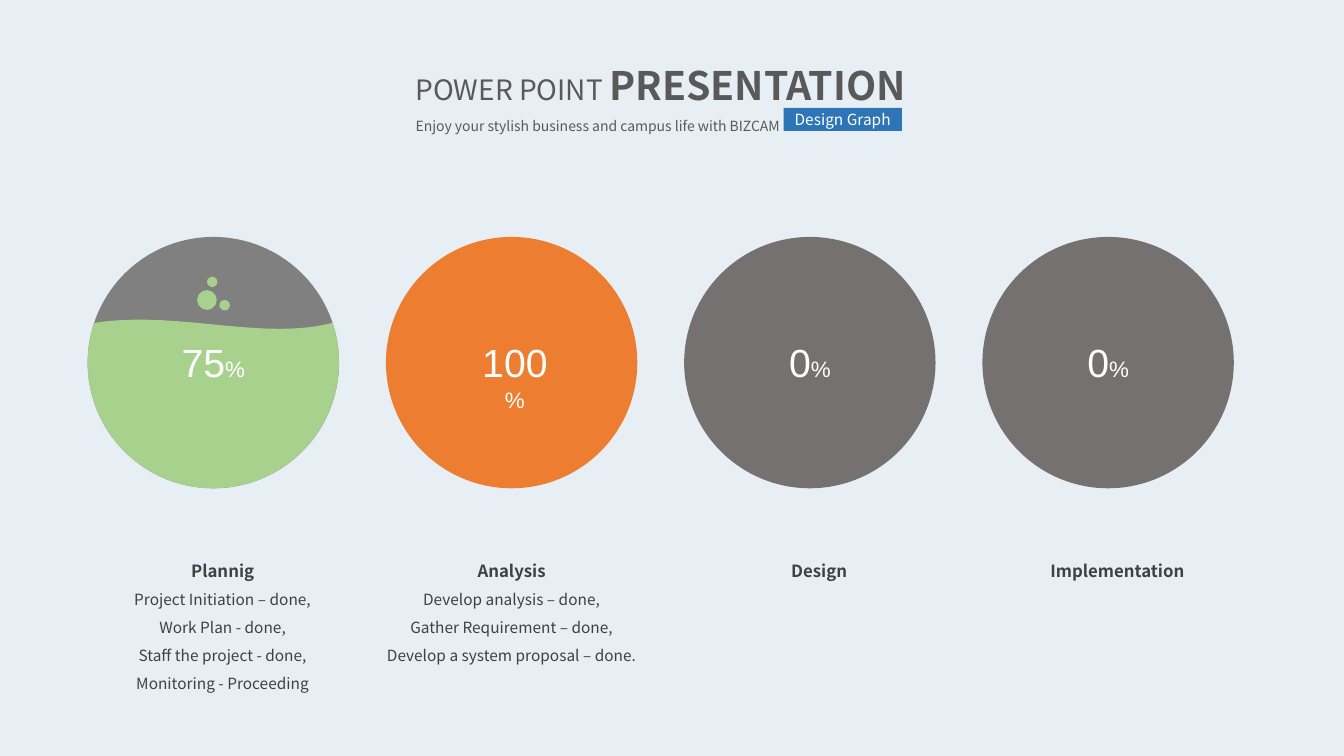
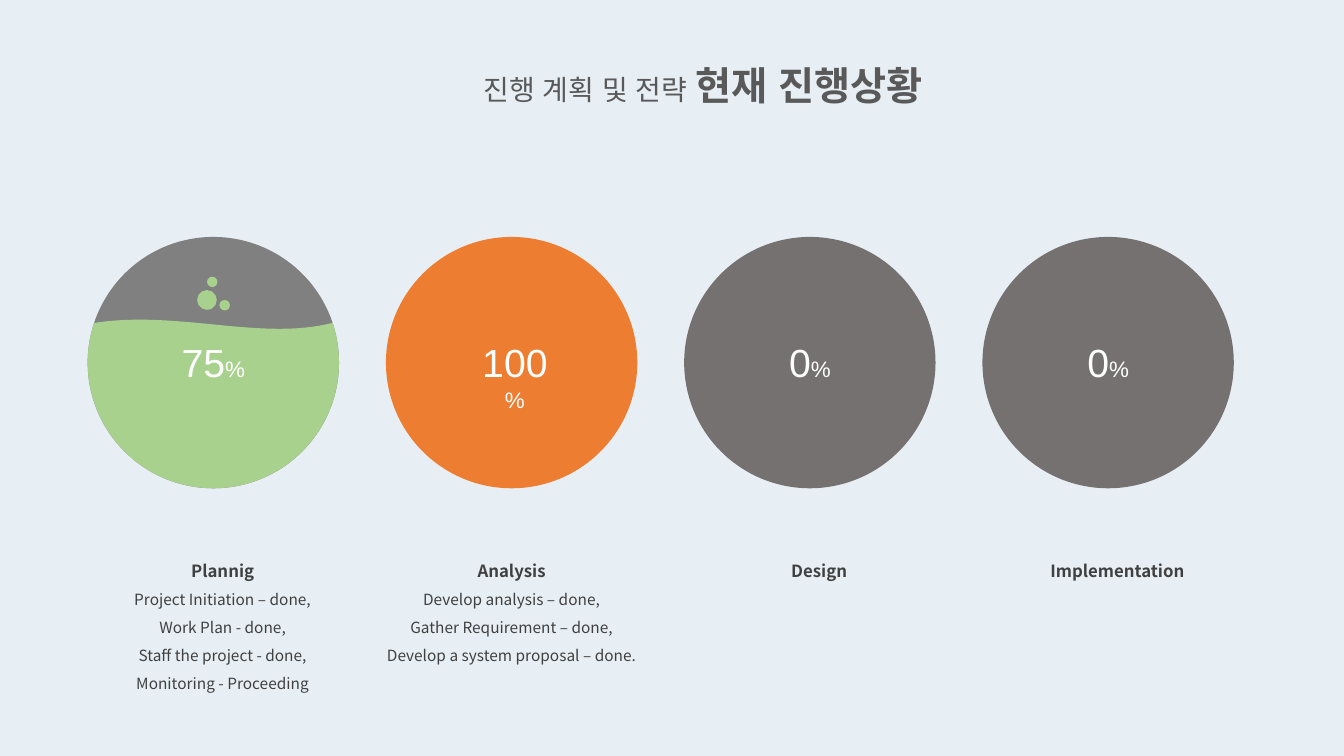
Before and after one commit to KwangwonChoi/SoftwareDesign, a slide deck: slide 6 of Presentation/1차 발표자료.pptx. Drawn at 1344x756 pixels with LibreOffice and Linux fonts; fonts in the diff are those of the drawing. Boxes give left, top, right and bottom in pixels: in the first picture for what was removed or moved away, otherwise in the second. Text is boxed around its words. In the diff, an @@ line names an element or a change of style, - is before the commit and + after.

Commit message:
editPPT

```diff
--- a/Presentation/1차 발표자료.pptx
+++ b/Presentation/1차 발표자료.pptx
@@ text at [483,67,922,104]: text changed; size 10 to 20 pt @@
-POWER POINT PRESENTATION
-Enjoy your stylish business and campus life with BIZCAM
+진행 계획 및 전략 현재 진행상황
@@ rectangle removed at [783,108,901,131] @@
-Design Graph
```
Also in this commit, not shown: 2 other slides changed.
